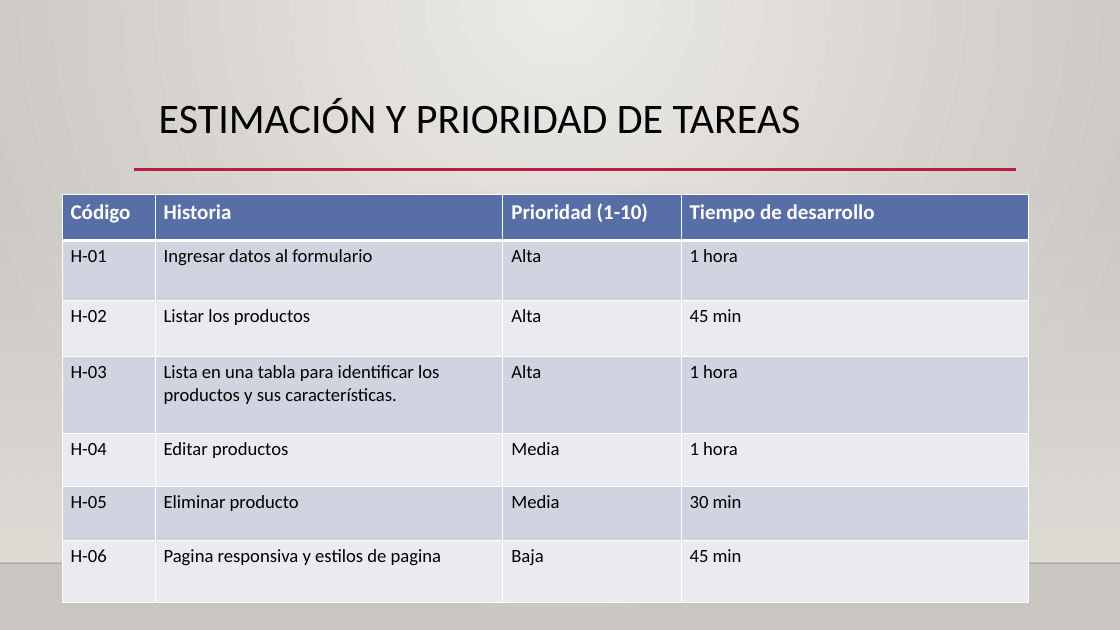
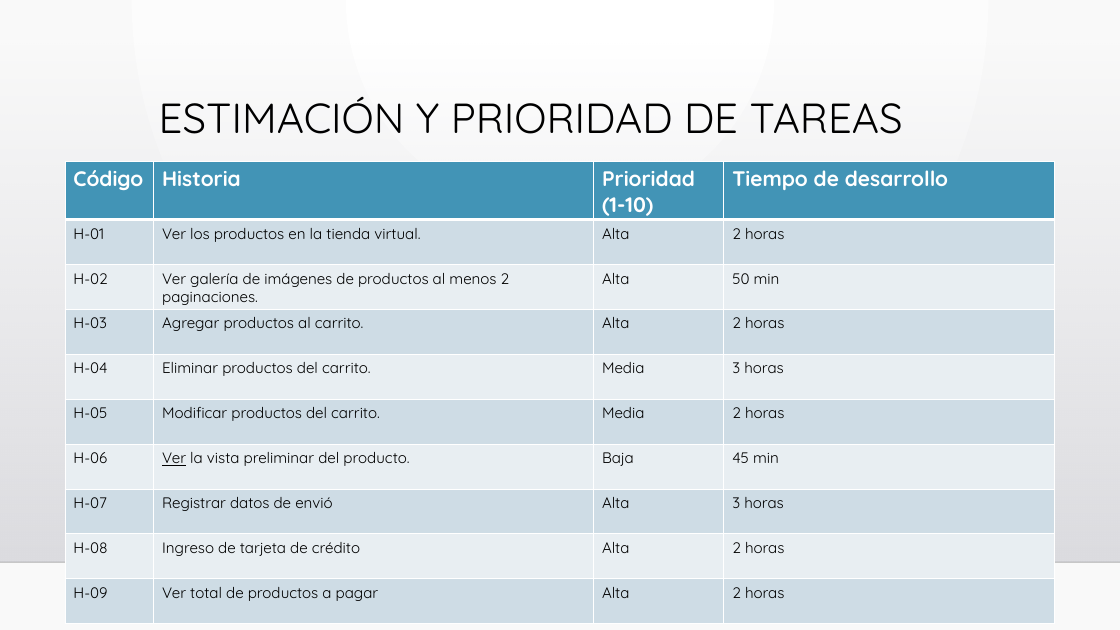
Before and after one commit to cbarralesp/tiendaevaluacion3, a slide deck: slide 7 of PRESENTACION DE EVALUACION.pptx (slide 6 before the commit). Drawn at 1120x630 pixels with LibreOffice and Linux fonts; fonts in the diff are those of the drawing; background and template pictures are left out. Boxes give left, top, right and bottom in pixels: in the first picture for what was removed or moved away, otherwise in the second. Text is boxed around its words. In the diff, an @@ line names an element or a change of style, - is before the commit and + after.

```diff
--- a/PRESENTACION DE EVALUACION.pptx
+++ b/PRESENTACION DE EVALUACION.pptx
@@ background gradient #ECEAE7 to #CAC7C1 to gradient #FFFFFF to #FAFAFA @@
@@ rectangle resized from (x1=0, y1=186, x2=1120, y2=563) to (x1=0, y1=43, x2=1120, y2=562) @@
@@ rectangle at (x1=0, y1=43, x2=1120, y2=562): fill gradient #DFDBD5 to gradient #DCDCE0 to #DEDEE2 @@
@@ text "ESTIMACIÓN Y PRIORIDAD DE TAREAS" at (x1=159, y1=97, x2=903, y2=134): font Calibri to Quicksand @@
@@ table at (x1=65, y1=161, x2=1055, y2=623) @@
-row 2: H-01 | Ingresar datos al formulario | Alta | 1 hora
-row 3: H-02 | Listar los productos | Alta | 45 min
-row 4: H-03 | Lista en una tabla para identificar los productos y sus características. | Alta | 1 hora
-row 5: H-04 | Editar productos | Media | 1 hora
-row 6: H-05 | Eliminar producto | Media | 30 min
-row 7: H-06 | Pagina responsiva y estilos de pagina | Baja | 45 min
+row 2: H-01 | Ver los productos en la tienda virtual. | Alta | 2 horas
+row 3: H-02 | Ver galería de imágenes de productos al menos 2 paginaciones. | Alta | 50 min
+row 4: H-03 | Agregar productos al carrito. | Alta | 2 horas
+row 5: H-04 | Eliminar productos del carrito. | Media | 3 horas
+row 6: H-05 | Modificar productos del carrito. | Media | 2 horas
+row 7: H-06 | Ver la vista preliminar del producto. | Baja | 45 min
+row 8: H-07 | Registrar datos de envió | Alta | 3 horas
+row 9: H-08 | Ingreso de tarjeta de crédito | Alta | 2 horas
+row 10: H-09 | Ver total de productos a pagar | Alta | 2 horas
@@ table resized from (x1=62, y1=195, x2=1028, y2=602) to (x1=65, y1=161, x2=1055, y2=623) @@
@@ line removed from (134, 170) to (1017, 170) @@
```
Also in this commit, not shown: 7 other slides changed, 4 slides added, 14 other files.
